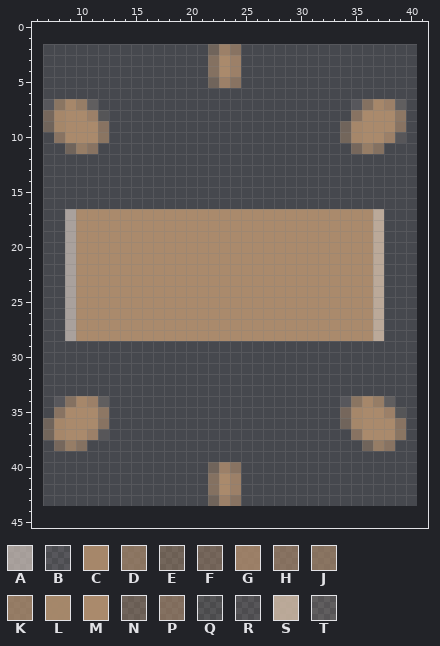
A pixel-art sprite gets an edit: app/src/main/res/drawable-mdpi/ic_bluelight_pressed.png. The picture above is the old version.
The file is 34x42 pixels. Pixels under 10% opacity are left out. Colours within 5 levels of each other are drawn and written as one. Shown: x 6..41, y 0..45. The old version is drawn lined up with the new one, on the new canvas.
Palette (. is transparent): A #e0d3c9a4  B #e3d9d01b  C #a9896bf7  D #a9896cb8  E #aa8b6b72  F #aa896c7b  G #aa896cdb  H #aa8a6ca8  J #aa8a6cae  K #aa8a6ccb  L #aa8b6cf1  M #aa8a6c  N #aa896d6c  P #ab8a6d9d  Q #c5b59c1f  R #c5afa023  S #c9b5a2e3  T #c8b4a533
New version:
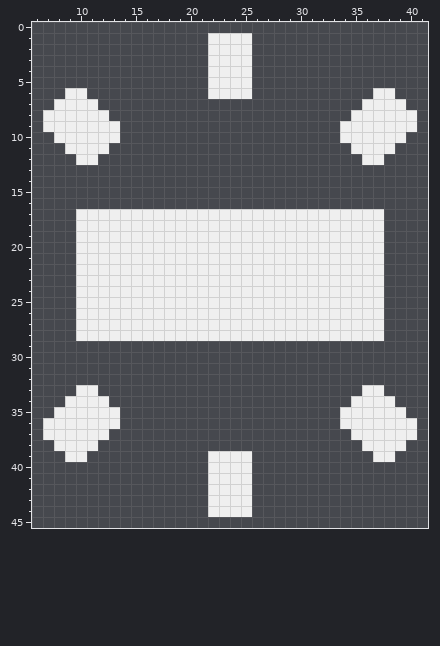
Changes in this commit:
canvas 34x42 -> 48x48, the old top-left corner now at 7,2
Colour M changes from #aa8a6c to #efefef.
Colour M is added in row 1 at x 22 to 25; in rows 2 to 5 at x 25; in row 6 at x 9 to 10, 22 to 25 and 37 to 38; in row 8 at x 40; in row 9 at x 13 and 40; in row 10 at x 13.
Colour M is added in row 11 at x 12 and 38; in row 12 at x 10 to 11 and 36 to 37; in row 33 at x 10 to 11 and 36 to 37; in row 35 at x 13; in row 36 at x 13 and 40; in row 37 at x 40.
Colour M is added in row 38 at x 11 and 39; in row 39 at x 9 to 10, 22 to 25 and 37 to 38; in rows 40 to 43 at x 25; in row 44 at x 22 to 25.
Colour M replaces colour C in row 7 at x 9 and 37; in row 8 at x 8; in rows 9 to 10 at x 35; in row 34 at x 10 and 36; in row 35 at x 35; in rows 36 to 37 at x 8.
Colour M replaces colour D in row 8 at x 39; in row 35 at x 12.
Colour M replaces colour E in row 10 at x 34; in row 37 at x 7.
Colour M replaces colour F in row 8 at x 7; in row 11 at x 35; in row 35 at x 34; in row 38 at x 8.
Colour M replaces colour G in row 2 at x 23; in rows 3 to 4 at x 24; in row 5 at x 23; in row 7 at x 38; in row 8 at x 11; in row 10 at x 38.
Colour M replaces colour G in row 34 at x 11; in row 35 at x 38; in row 37 at x 11; in row 40 at x 23; in rows 41 to 42 at x 24; in row 43 at x 23.
Colour M replaces colour H in row 2 at x 24; in row 5 at x 24; in row 8 at x 35; in row 9 at x 12 and 39; in row 10 at x 8; in row 11 at x 11.
Colour M replaces colour H in row 35 at x 8; in row 36 at x 12 and 39; in row 37 at x 35; in row 38 at x 38; in row 40 at x 24; in row 43 at x 24.
Colour M replaces colour J in row 7 at x 8; in row 10 at x 12; in row 34 at x 35; in row 37 at x 39.
Colour M replaces colour K in row 7 at x 10; in row 11 at x 10 and 36; in row 34 at x 37; in row 38 at x 9 and 37.
Colour M replaces colour L in row 9 at x 8; in row 36 at x 35.
Colour M replaces colour N in row 2 at x 22; in row 5 at x 22; in row 9 at x 7 and 34; in row 11 at x 9; in row 36 at x 7 and 34; in row 38 at x 36.
Colour M replaces colour N in row 40 at x 22; in row 43 at x 22.
Colour M replaces colour P in rows 3 to 4 at x 22; in row 7 at x 36; in row 11 at x 37; in row 34 at x 9; in row 38 at x 10; in rows 41 to 42 at x 22.
Colour M replaces colour Q in row 8 at x 12; in row 35 at x 39.
Colour M replaces colour R in row 10 at x 39; in row 37 at x 12.
Colour M replaces colour S in rows 17 to 28 at x 37.
Colour M replaces colour T in row 7 at x 11 and 39; in row 34 at x 12 and 38.
The author cleared colour A in rows 17 to 28 at x 9.
The author cleared colour B in row 7 at x 7 and 35; in row 34 at x 8 and 34.
